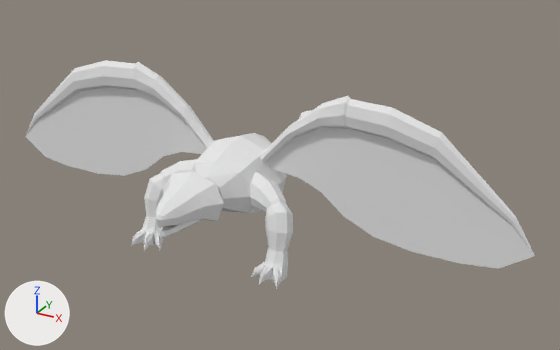
Renders of the Blender file dev/Creatures/Dragons/Zoataur/zoataur.blend from each side of a commit.
The view is the same before and after, from a camera (50 mm lens) standing at (10.87, -17.47, 10.89) and looking at (0.93, 0.59, 1.86). The axes (+X, +Y, +Z) are drawn at lower left. The lights are the same throughout.

Script lines for the objects in view, before the commit:
```python
ob_body = bpy.data.objects.new('Body', me_body)
ob_body.location = (0.0, 0.0, 2.0)
ob_head = bpy.data.objects.new('Head', me_head)
ob_head.parent = ob_neck
ob_head.location = (0.0, -2.2, 2.1)
ob_legleftfront = bpy.data.objects.new('LegLeftFront', me_legleftfront)
ob_legleftfront.parent = ob_body
ob_legleftfront.location = (1.0, -0.8, 2.0)
ob_legrightfront = bpy.data.objects.new('LegRightFront', me_legrightfront)
ob_legrightfront.parent = ob_body
ob_legrightfront.location = (-1.0, -0.8, 2.0)
ob_mouth = bpy.data.objects.new('Mouth', me_mouth)
ob_mouth.parent = ob_head
ob_mouth.location = (0.0, -2.567, 1.88)
ob_wingleft01 = bpy.data.objects.new('WingLeft01', me_wingleft01)
ob_wingleft01.parent = ob_body
ob_wingleft01.location = (0.8, -0.2, 2.6)
ob_wingleft02 = bpy.data.objects.new('WingLeft02', me_wingleft02)
ob_wingleft02.parent = ob_wingleft01
ob_wingleft02.location = (3.33, -0.2, 4.384)
ob_wingright01 = bpy.data.objects.new('WingRight01', me_wingright01)
ob_wingright01.parent = ob_body
ob_wingright01.location = (-0.8, -0.2, 2.6)
ob_wingright02 = bpy.data.objects.new('WingRight02', me_wingright02)
ob_wingright02.parent = ob_wingright01
ob_wingright02.location = (-3.33, -0.2, 4.384)
```
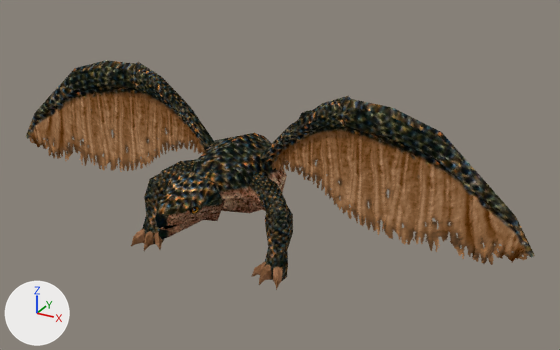
The change, as a list of edits to the scene's bpy script:
```text
Add img_zoataur:
    img_zoataur = load_image('zoataur', 'zoataur.png', 512, 512, 'sRGB')
Change mat_zoataur:
    remove # nodes: BsdfDiffuse, OutputMaterial
    nodes: BsdfDiffuse, BsdfTransparent, MixShader, OutputMaterial, TexImage
    colours: white #ffffff
    uses the picture img_zoataur
```

Boxes (x1, y1, x2, y2) around the edits, measured in the pictures (560 x 350 px):
'WingLeft02', surface changed (grey to brown): (344, 99, 535, 269) in both
'WingRight02', surface changed (grey to brown): (26, 60, 146, 176) in both
'WingLeft01', surface changed (grey to brown): (260, 96, 351, 216) in both
'WingRight01', surface changed (grey to brown): (133, 62, 214, 169) in both
'Body', surface changed: (191, 133, 287, 213) in both
'LegLeftFront', surface changed: (250, 172, 293, 290) in both
'Head', surface changed: (155, 171, 224, 228) in both
'LegRightFront', surface changed: (131, 159, 197, 251) in both
'Mouth', surface changed: (159, 219, 204, 239) in both
'Tail', surface changed: (284, 110, 311, 164) in both
'Neck', surface changed: (207, 178, 221, 196) in both
